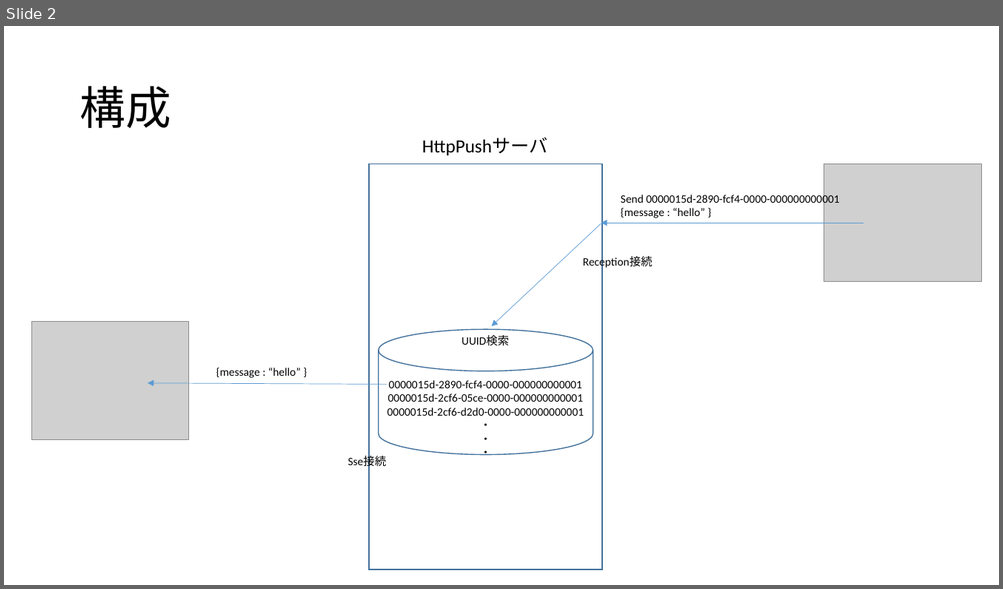
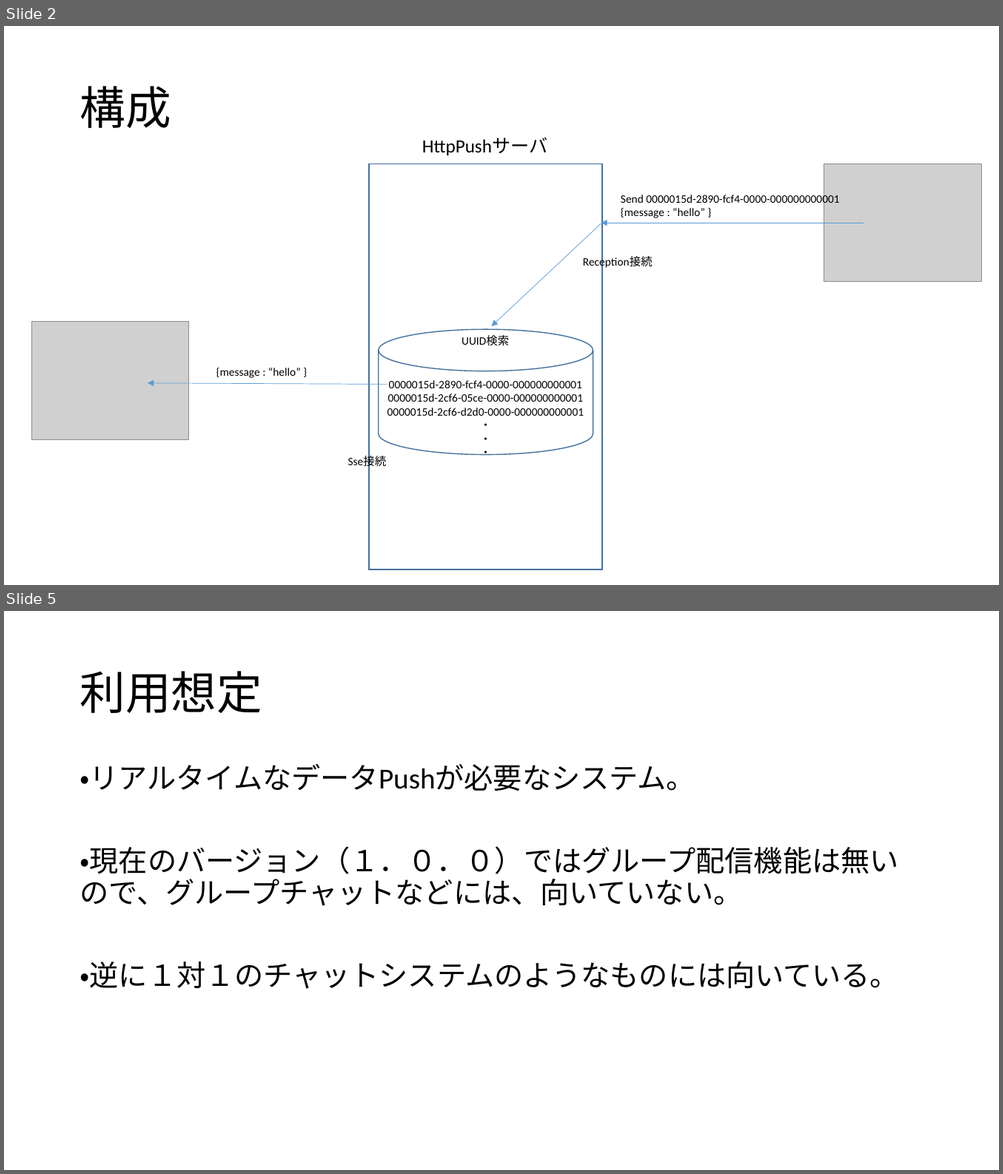
Before and after one commit to maachang/httpPush, a slide deck: doc/HttpPush説明.pptx. Shown one above the other, each under a label of ours: slide 2 before the commit, slides 2 and 5 after it; the slides between them are not shown. The pictures are 1003x589 and 1003x1174 pixels, drawn with LibreOffice and Linux fonts; fonts in the diff are those of the drawing; grey boxes stand for pictures. Boxes give left, top, right and bottom in pixels: in the first picture for what was removed or moved away, otherwise in the second. Text is boxed around its words. In the diff, an @@ line names an element or a change of style, - is before the commit and + after.

```diff
--- a/doc/HttpPush説明.pptx
+++ b/doc/HttpPush説明.pptx
@@ slide 5 added at [4,611,999,1170], background #FFFFFF @@
@@ title added at [79,671,262,713], 44 pt, text #000000 @@
+利用想定
@@ text added at [79,763,899,989], 28 pt, text #000000 @@
+・リアルタイムなデータPushが必要なシステム。
+・現在のバージョン（１．０．０）ではグループ配信機能は無いので、グループチャットなどには、向いていない。
+・逆に１対１のチャットシステムのようなものには向いている。
```
Also in this commit, not shown: 2 slides changed, 1 other slide added, 1 other file.
